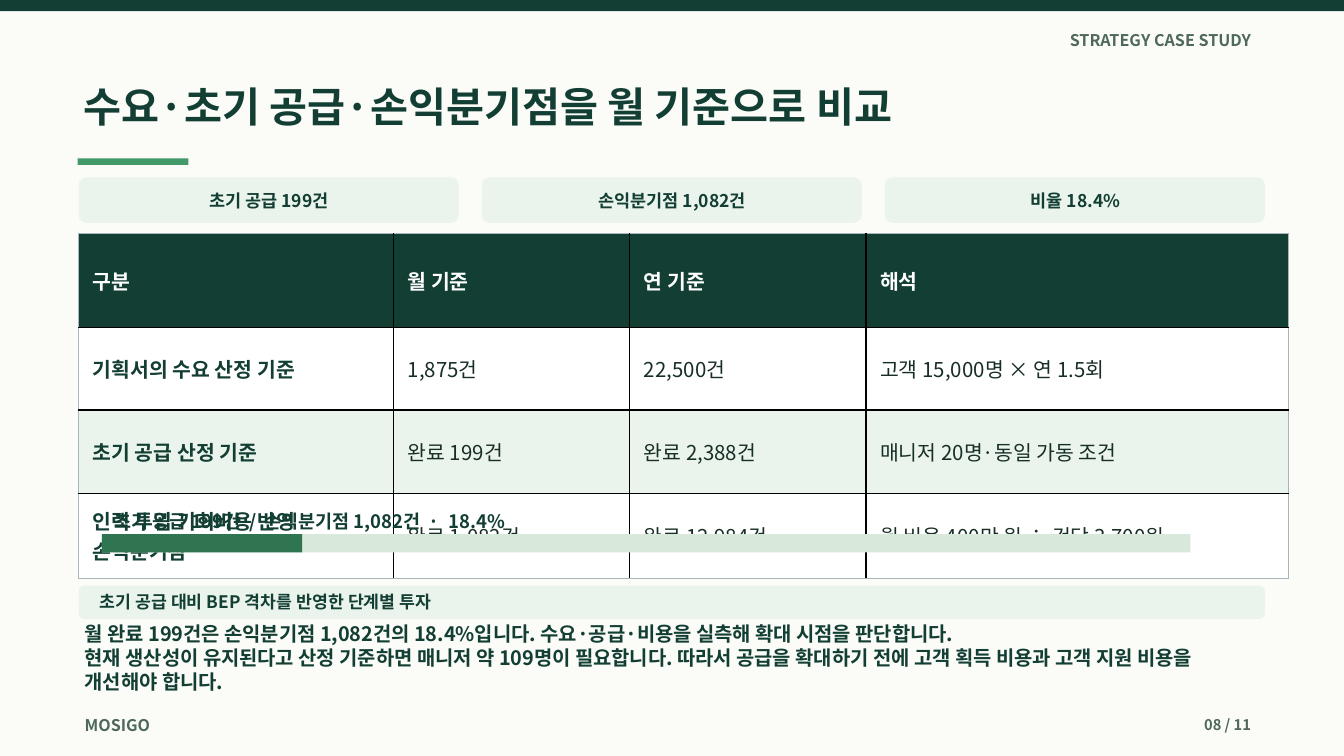
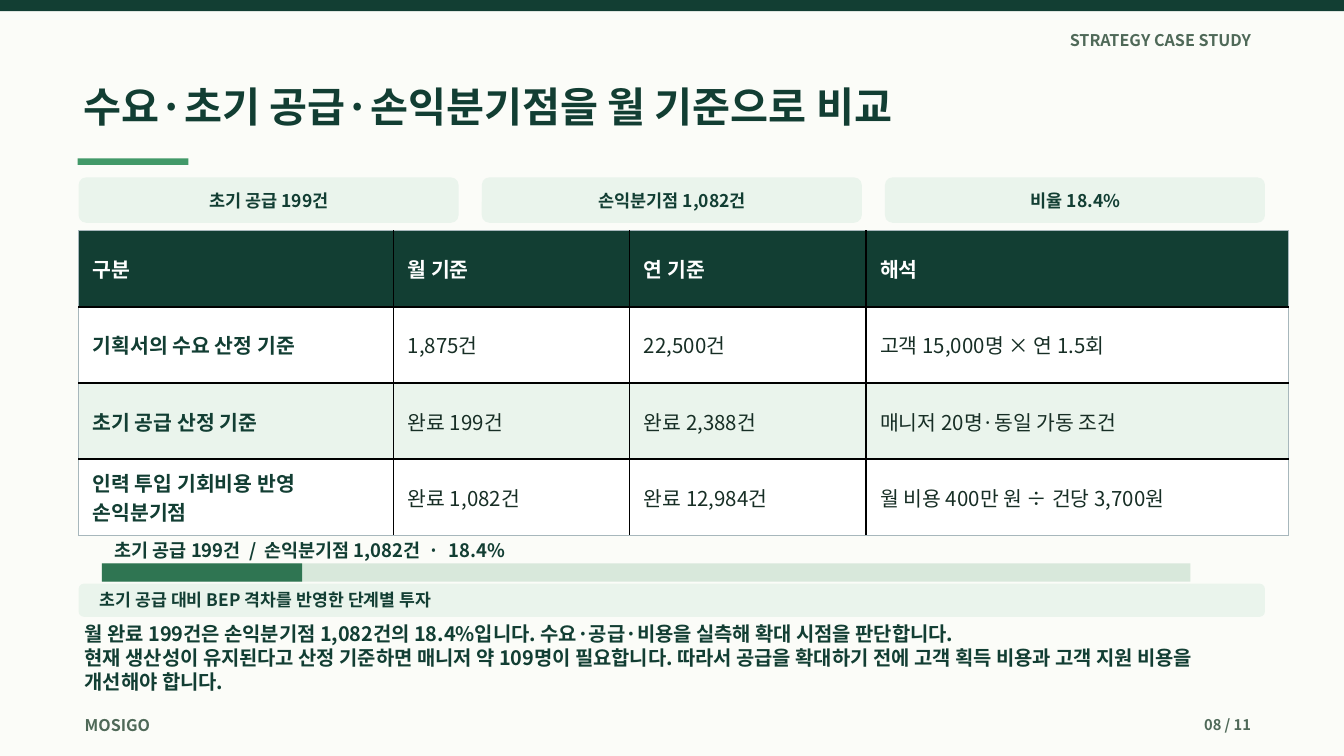
Before and after one commit to dohyunkimmm/mosigo-case-study, a slide deck: slide 8 of downloads/mosigo_report.pptx. Drawn at 1344x756 pixels with LibreOffice and Linux fonts; fonts in the diff are those of the drawing. Boxes give left, top, right and bottom in pixels: in the first picture for what was removed or moved away, otherwise in the second. Text is boxed around its words. In the diff, an @@ line names an element or a change of style, - is before the commit and + after.

```diff
--- a/downloads/mosigo_report.pptx
+++ b/downloads/mosigo_report.pptx
@@ table: place and size @@
-table at [79,234,1288,569]
+table at [79,231,1288,535]
@@ 2 rectangles, 1 text: place and size @@
-2 rectangles, 1 text at [102,509,1191,553]
+2 rectangles, 1 text at [102,541,1191,582]
```
Also in this commit, not shown: 5 other slides changed, 13 other files.
